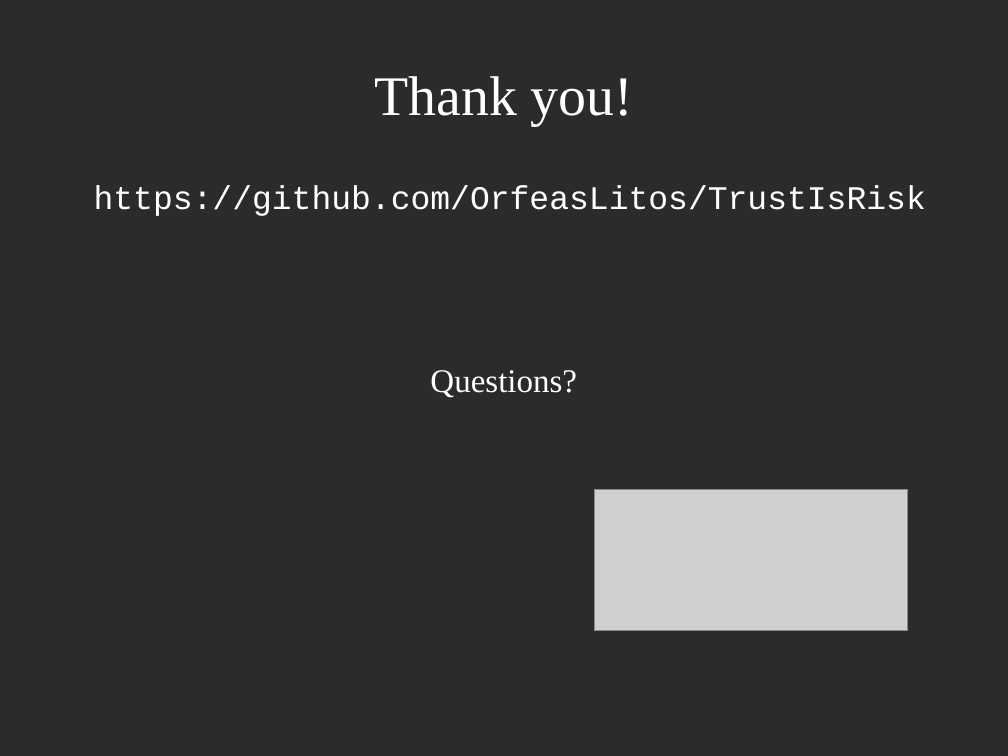
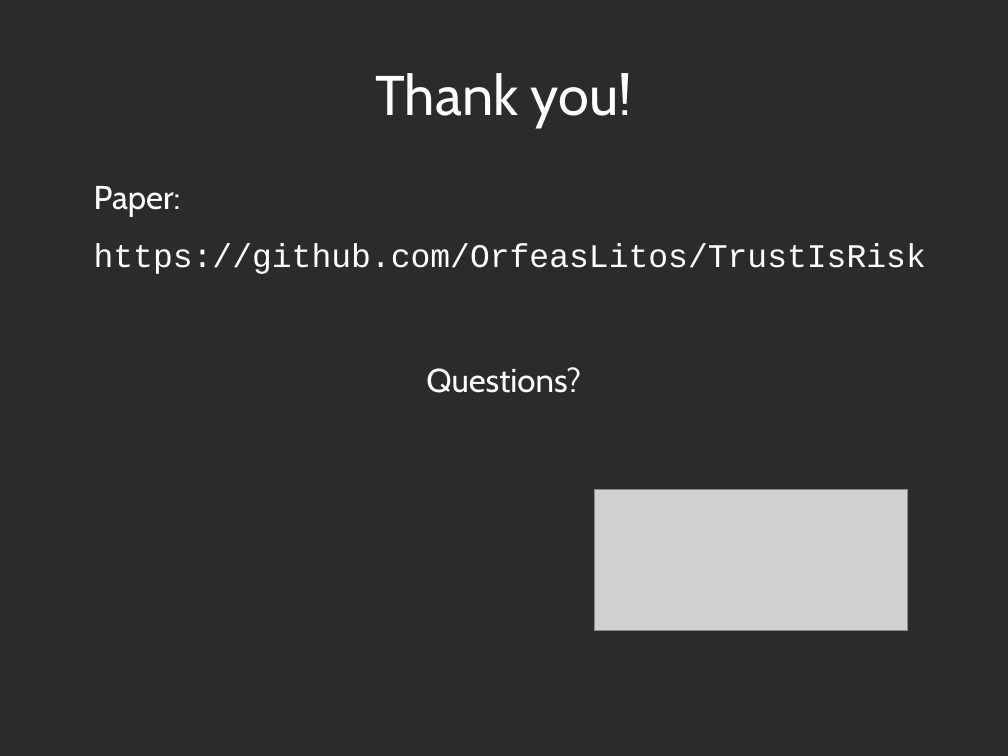
Before and after one commit to decrypto-org/TrustIsRisk, a slide deck: slide 22 of presentations/AtheCrypt10-1-2017/AtheCrypt10-1-2017.odp. Drawn at 1008x756 pixels with LibreOffice and Linux fonts; fonts in the diff are those of the drawing; grey boxes stand for pictures; background and template pictures are left out; a plain dark background stands for a picture behind light text. Boxes give left, top, right and bottom in pixels: in the first picture for what was removed or moved away, otherwise in the second. Text is boxed around its words. In the diff, an @@ line names an element or a change of style, - is before the commit and + after.

```diff
--- a/presentations/AtheCrypt10-1-2017/AtheCrypt10-1-2017.odp
+++ b/presentations/AtheCrypt10-1-2017/AtheCrypt10-1-2017.odp
@@ title "Thank you!" at [376, 73, 632, 128]: font Times New Roman to Cabin @@
@@ text at [94, 186, 181, 217]: paragraph added @@
+Paper:
@@ text "Questions?" at [426, 367, 581, 393]: font Times New Roman to Cabin @@
```
Also in this commit, not shown: 19 other slides changed, 1 other file.
